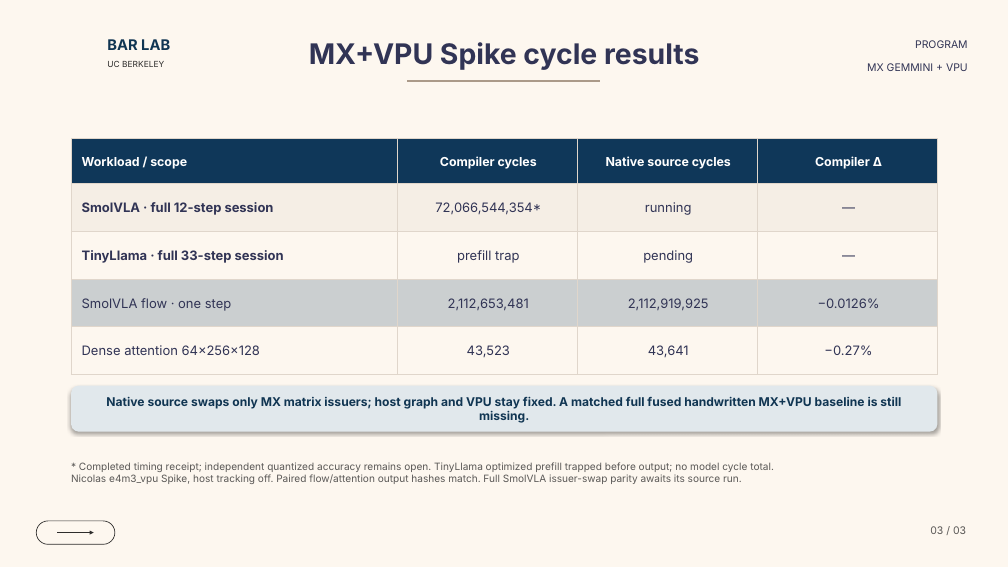
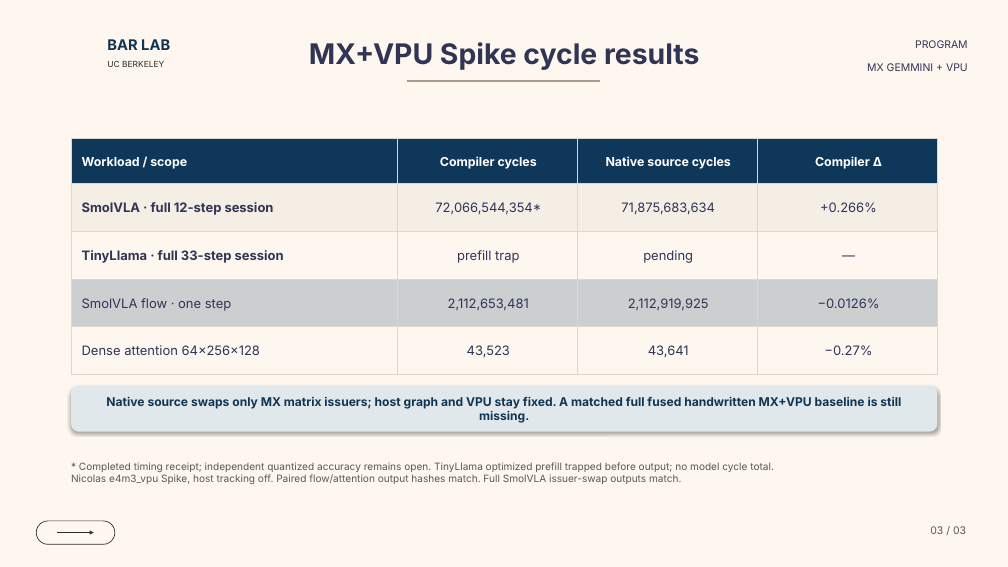
Before and after one commit to ucb-bar/mx-gemmini-mlir, a slide deck: slide 3 of docs/presentations/mx_gemmini_dialect_overview.pptx. Drawn at 1008x567 pixels with LibreOffice and Linux fonts; fonts in the diff are those of the drawing; background and template pictures are left out. Boxes give left, top, right and bottom in pixels: in the first picture for what was removed or moved away, otherwise in the second. Text is boxed around its words. In the diff, an @@ line names an element or a change of style, - is before the commit and + after.

Commit message:
Document full SmolVLA paired Spike cycles

```diff
--- a/docs/presentations/mx_gemmini_dialect_overview.pptx
+++ b/docs/presentations/mx_gemmini_dialect_overview.pptx
@@ table at [71,138,938,374] @@
-row 2, column 3: running
+row 2, column 3: 71,875,683,634
-row 2, column 4: —
+row 2, column 4: +0.266%
@@ text at [71,474,681,484]: text changed @@
-Nicolas e4m3_vpu Spike, host tracking off. Paired flow/attention output hashes match. Full SmolVLA issuer-swap parity awaits its source run.
+Nicolas e4m3_vpu Spike, host tracking off. Paired flow/attention output hashes match. Full SmolVLA issuer-swap outputs match.
```
Also in this commit, not shown: 2 other slides changed, 10 other files.
